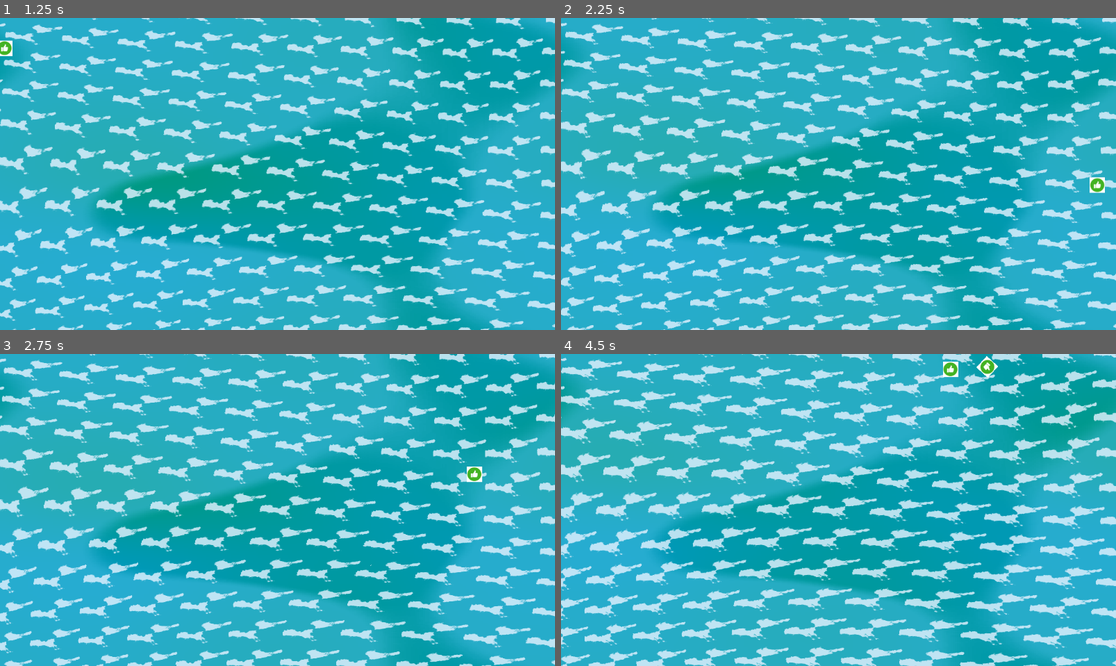
Above: before the commit, frames 1-4 (two rows, left to right).
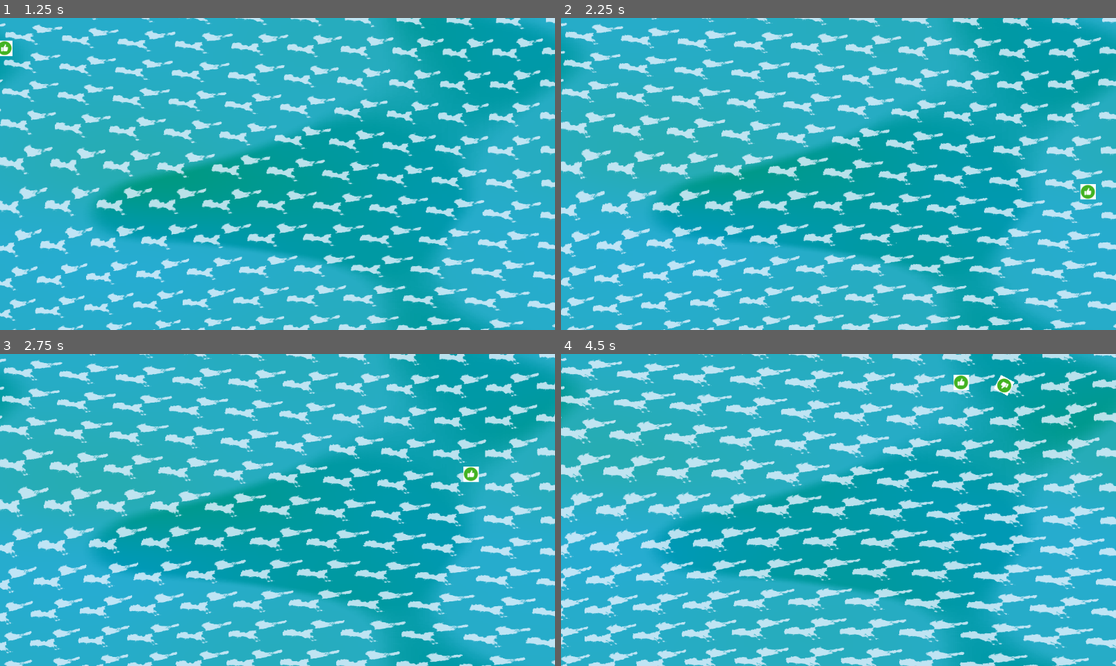
Above: after the commit, the same moments.

Repository: Of-Machines-and-Men/flotscum
Game: Godot game, scene res://scenes/levels/game_world.tscn
Two runs of this game, one before a commit and one after it. Both use one fixed random seed, a clock stepped at 60 frames per second and the inputs below.
Inputs (mouse positions are in pixels of both pictures, inside the frame that each line leads up to):
- Up to frame 1 (1.25 s): move the mouse to (399, 158) at 0.52 s; hold D (moveright) from 0.53 s (still down)
- Up to frame 2 (2.25 s): move the mouse to (727, 189) at 1.27 s; release D (moveright) at 1.28 s; hold S (movedown) 1.28-2.03 s; move the mouse to (894, 105) at 2.02 s; hold D (moveright) from 2.03 s (still down)
- Up to frame 3 (2.75 s): keep holding D (moveright)
- Up to frame 4 (4.5 s): move the mouse to (810, 572) at 2.77 s; release D (moveright) at 2.78 s; hold W (moveup) 2.78-3.53 s; move the mouse to (1005, 556) at 3.52 s; hold A (moveleft) from 3.53 s (still down); move the mouse to (672, 463) at 4.27 s

Frame 1 is identical in both runs. In frame 2, 0.2% of the frame differs, in the area x 60-98%, y 51-73%; in frame 3, 0.1%; in frame 4, 0.6%, in the area x 41-82%, y 0-36%.

Commit message:
Update camera.gd

Diff:
--- a/scripts/playercharacter/camera.gd
+++ b/scripts/playercharacter/camera.gd
@@ -1,7 +1,7 @@
 extends Camera2D
 
 @export var target: NodePath
-@export var box_size: Vector2 = Vector2(150, 100) # Deadzone
+@export var deadzone: float = 150.0
 @export var min_speed: float = 250.0
 @export var max_speed: float = 1000.0
 @export var speed_ramp: float = 7.0 # speed co-efficient
@@ -18,17 +18,11 @@
 		return
 
 	var target_pos = _target_node.global_position
-	var cam_pos = global_position
-	var offset = target_pos - cam_pos
+	var distance = global_position.distance_to(target_pos)
+	var outside = distance - deadzone
 
 	# Check how far outside the box the player is
-	var outside = Vector2.ZERO
-	if abs(offset.x) > box_size.x:
-		outside.x = offset.x - sign(offset.x) * box_size.x
-	if abs(offset.y) > box_size.y:
-		outside.y = offset.y - sign(offset.y) * box_size.y
-
-	# Move faster the further outside the box the player is
-	if outside.length() > 0:
-		var speed = clamp(outside.length() * speed_ramp, min_speed, max_speed)
-		global_position += outside.normalized() * speed * delta
+	if outside > 0:
+		var direction = (target_pos - global_position).normalized()
+		var speed = clamp(outside * speed_ramp, min_speed, max_speed)
+		global_position += direction * speed * delta
